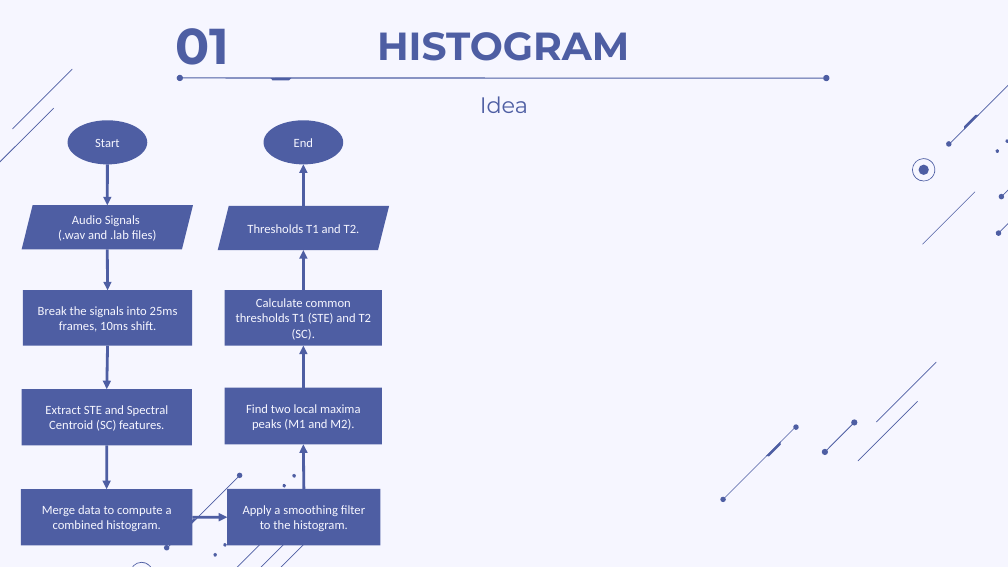
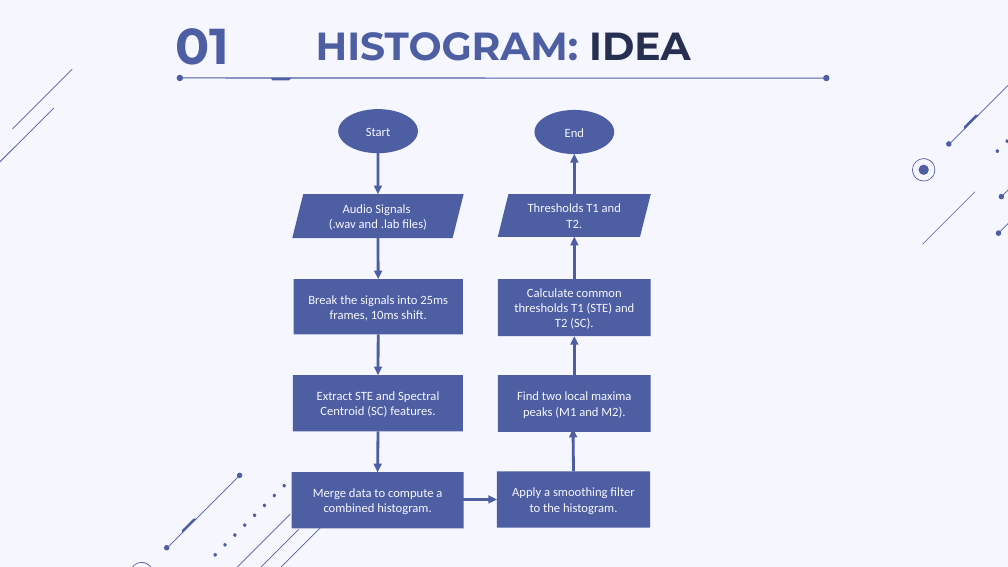
Before and after one commit to thdyqt/XLTHS, a slide deck: slide 13 of Slide.pptx (slide 6 before the commit). Drawn at 1008x567 pixels with LibreOffice and Linux fonts; fonts in the diff are those of the drawing. Boxes give left, top, right and bottom in pixels: in the first picture for what was removed or moved away, otherwise in the second. Text is boxed around its words. In the diff, an @@ line names an element or a change of style, - is before the commit and + after.

```diff
--- a/Slide.pptx
+++ b/Slide.pptx
@@ title at [316,32,690,61]: text changed @@
-HISTOGRAM
+HISTOGRAM: IDEA
@@ text removed at [480,96,528,113] @@
-Idea
@@ 2 ellipses, 1 parallelogram, 1 rectangle: place and size @@
-2 ellipses, 1 parallelogram, 1 rectangle at [21,120,343,346]
+2 ellipses, 1 parallelogram, 1 rectangle at [292,109,614,335]
@@ arrow moved from (107, 249) - (108, 290) to (575, 195) - (575, 154) @@
@@ parallelogram "Thresholds T1 and T2.": place and size @@
-parallelogram "Thresholds T1 and T2." at [218,206,389,250]
+parallelogram "Thresholds T1 and T2." at [498,195,651,237]
@@ arrow moved from (107, 446) - (107, 489) to (575, 279) - (575, 237) @@
@@ rectangle "Calculate common thresholds T1 (STE) ...": place and size @@
-rectangle "Calculate common thresholds T1 (STE) ..." at [225,290,382,346]
+rectangle "Calculate common thresholds T1 (STE) ..." at [498,279,651,337]
@@ 3 arrows: place and size @@
-3 arrows at [303,164,303,388]
+3 arrows at [378,153,378,375]
@@ arrow moved from (108, 164) - (107, 206) to (575, 375) - (575, 337) @@
@@ rectangle "Find two local maxima peaks ...": place and size @@
-rectangle "Find two local maxima peaks ..." at [225,388,382,445]
+rectangle "Find two local maxima peaks ..." at [498,375,651,431]
@@ arrow moved from (303, 489) - (303, 445) to (378, 431) - (378, 472) @@
@@ arrow moved from (108, 346) - (107, 389) to (574, 472) - (573, 428) @@
@@ group removed at [822,362,936,462]: 5 freeform shapes @@
@@ 3 rectangles, 1 arrow: place and size @@
-3 rectangles, 1 arrow at [21,389,380,545]
+3 rectangles, 1 arrow at [291,375,650,528]
@@ group removed at [721,424,799,502]: 4 freeform shapes @@
```
Also in this commit, not shown: 2 other slides changed, 11 slides added, 1 slide removed, 4 other files.
